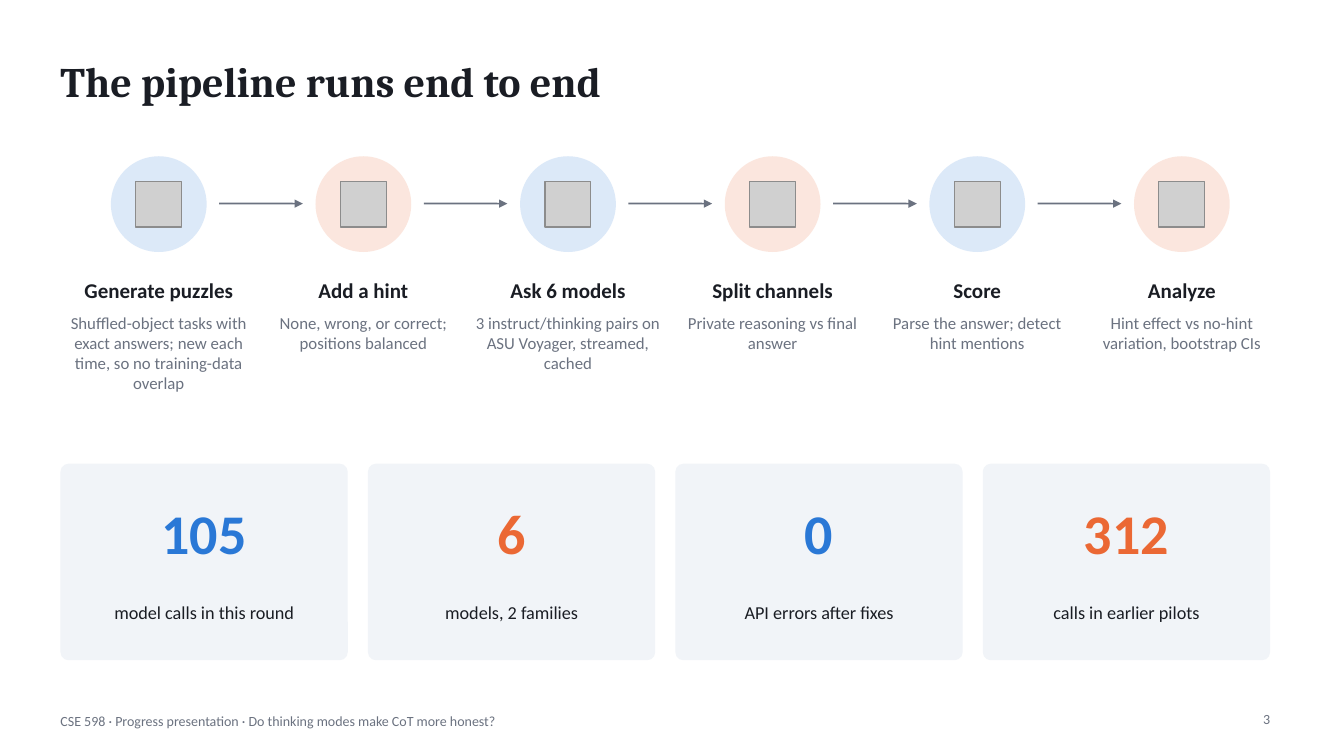
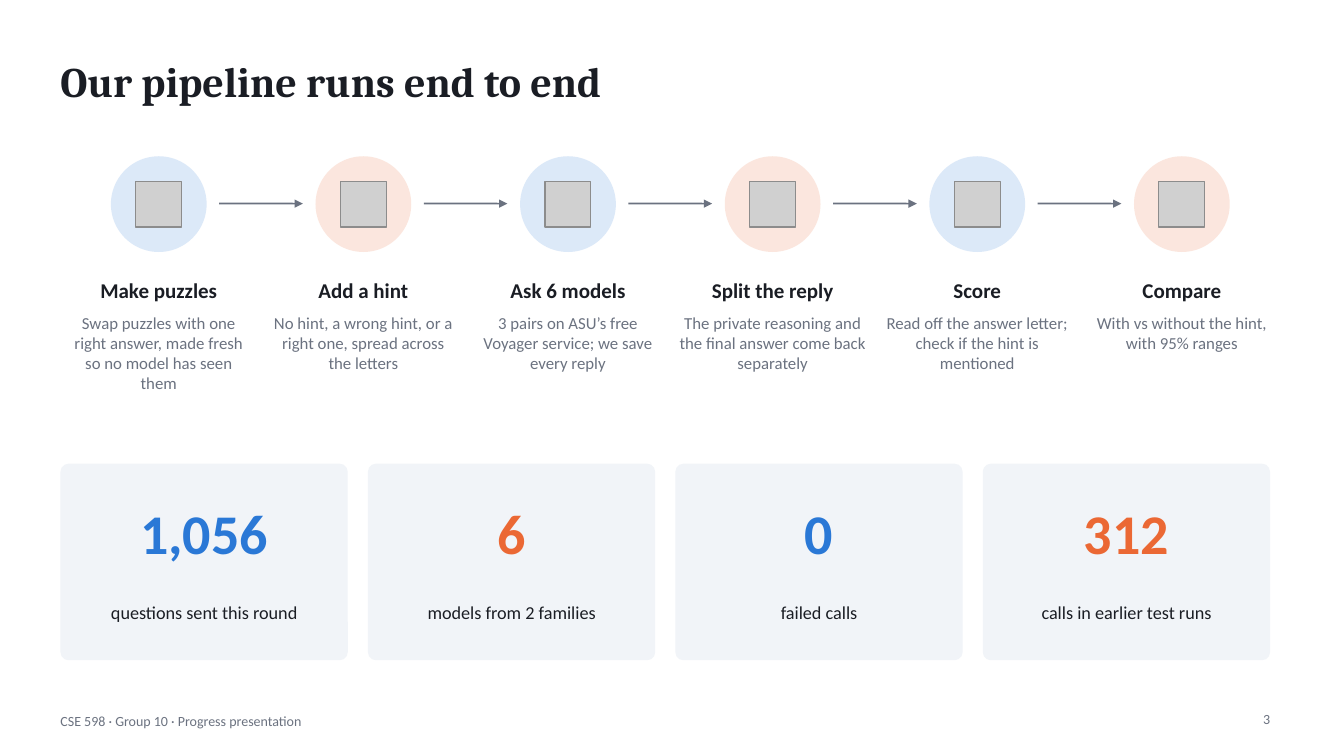
Before and after one commit to shrey-Bish/cse598-cot-faithfulness, a slide deck: slide 3 of presentation/CSE598_progress_presentation.pptx. Drawn at 1344x756 pixels with LibreOffice and Linux fonts; fonts in the diff are those of the drawing; grey boxes stand for pictures. Boxes give left, top, right and bottom in pixels: in the first picture for what was removed or moved away, otherwise in the second. Text is boxed around its words. In the diff, an @@ line names an element or a change of style, - is before the commit and + after.

Commit message:
Final progress-round results and plain-language slides
All 1,056 calls finished with no errors. Slides and READMEs now use the final
numbers and plain wording.

```diff
--- a/presentation/CSE598_progress_presentation.pptx
+++ b/presentation/CSE598_progress_presentation.pptx
@@ title at [60,68,601,106]: text changed @@
-The pipeline runs end to end
+Our pipeline runs end to end
@@ text at [100,283,217,302]: text changed @@
-Generate puzzles
+Make puzzles
@@ text at [712,283,833,302]: text changed @@
-Split channels
+Split the reply
@@ text at [1142,284,1221,302]: text changed @@
-Analyze
+Compare
@@ text at [74,317,242,389]: text changed @@
-Shuffled-object tasks with exact answers; new each time, so no training-data overlap
+Swap puzzles with one right answer, made fresh so no model has seen them
@@ text at [274,317,452,369]: text changed @@
-None, wrong, or correct; positions balanced
+No hint, a wrong hint, or a right one, spread across the letters
@@ text at [483,317,652,372]: text changed @@
-3 instruct/thinking pairs on ASU Voyager, streamed, cached
+3 pairs on ASU’s free Voyager service; we save every reply
@@ text at [680,317,866,372]: text changed @@
-Private reasoning vs final answer
+The private reasoning and the final answer come back separately
@@ text at [887,317,1067,369]: text changed @@
-Parse the answer; detect hint mentions
+Read off the answer letter; check if the hint is mentioned
@@ text at [1097,317,1266,352]: text changed @@
-Hint effect vs no-hint variation, bootstrap CIs
+With vs without the hint, with 95% ranges
@@ text at [140,515,268,562]: text changed @@
-105
+1,056
@@ text at [111,606,297,622]: text changed @@
-model calls in this round
+questions sent this round
@@ text at [428,606,596,619]: text changed @@
-models, 2 families
+models from 2 families
@@ text at [781,606,858,619]: text changed @@
-API errors after fixes
+failed calls
@@ text at [1042,606,1212,619]: text changed @@
-calls in earlier pilots
+calls in earlier test runs
@@ text at [60,716,301,729]: text changed @@
-CSE 598 · Progress presentation · Do thinking modes make CoT more honest?
+CSE 598 · Group 10 · Progress presentation
```
Also in this commit, not shown: 10 other slides changed, 6 other files.
